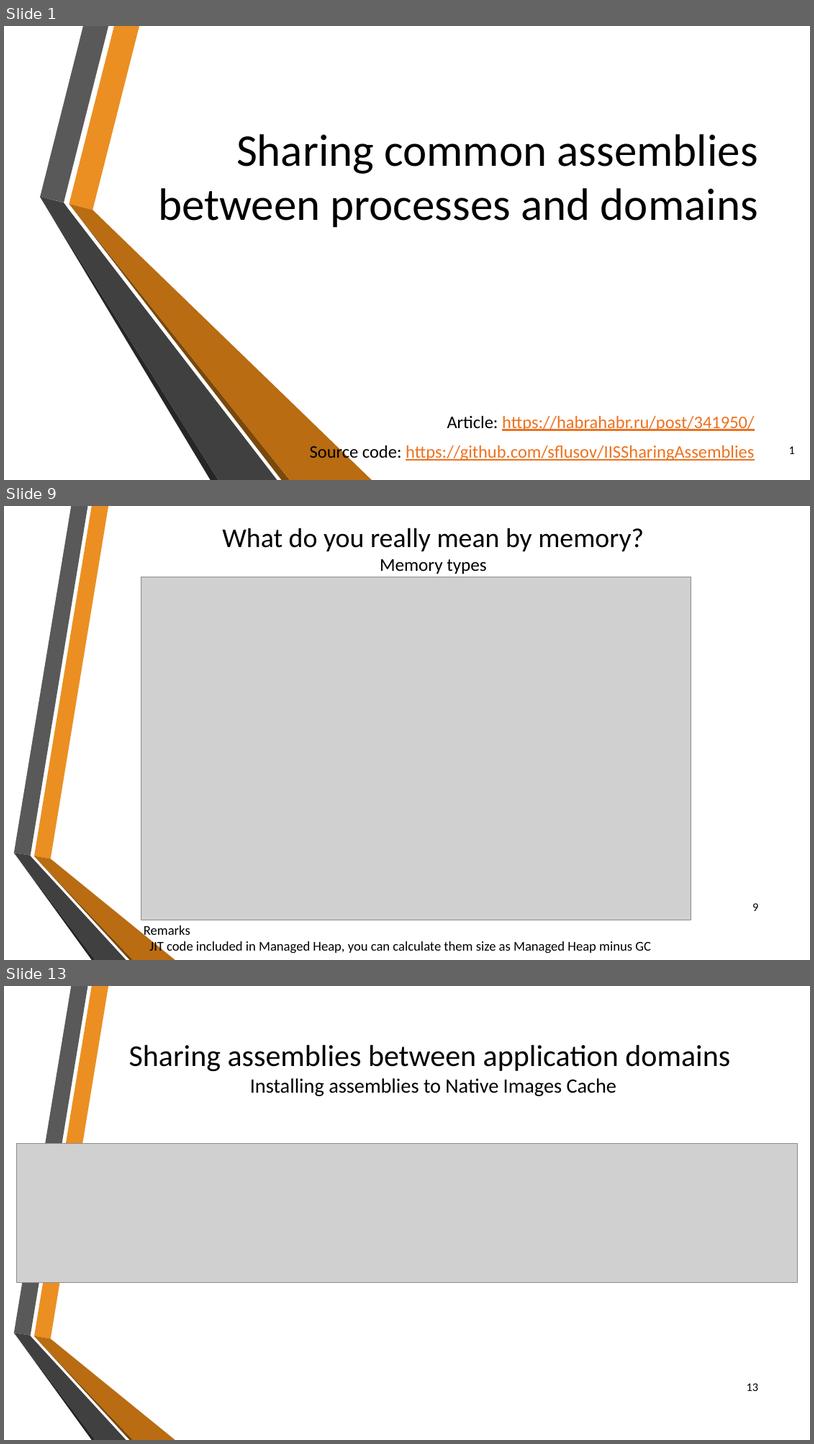
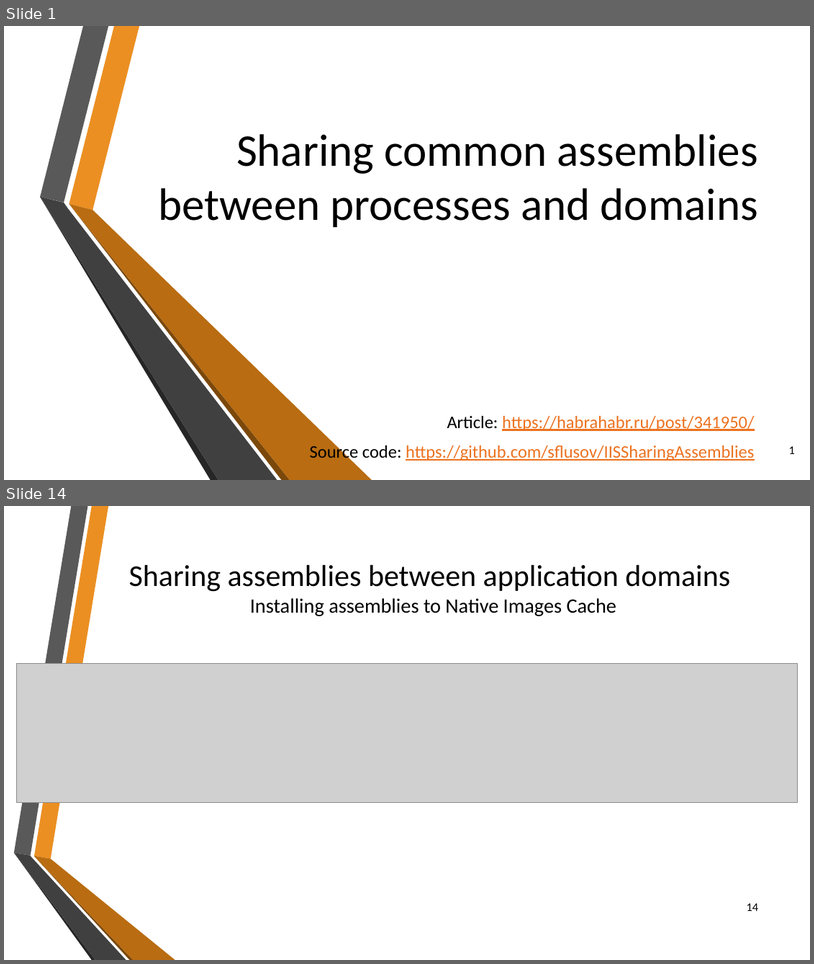
Before and after one commit to sflusov/IISSharingAssemblies, a slide deck: presentation/Sharing common assemblies.pptx. Shown one above the other, each under a label of ours: slides 1, 9 and 13 before the commit, slides 1 and 14 after it; the slides between them are not shown. The pictures are 814x1444 and 814x964 pixels, drawn with LibreOffice and Linux fonts; fonts in the diff are those of the drawing; grey boxes stand for pictures; background and template pictures are left out. Boxes give left, top, right and bottom in pixels: in the first picture for what was removed or moved away, otherwise in the second. Text is boxed around its words. In the diff, an @@ line names an element or a change of style, - is before the commit and + after.

```diff
--- a/presentation/Sharing common assemblies.pptx
+++ b/presentation/Sharing common assemblies.pptx
@@ slide 9 removed at [4,506,810,960], background picture (left out); not listed: 6 template elements that a slide beside it also shows @@
@@ title removed at [222,528,644,574] @@
-What do you really mean by memory?
-Memory types
@@ picture removed at [142,577,692,919] @@
@@ page number removed at [753,903,759,911] @@
-9
@@ text removed at [144,925,651,955] @@
-Remarks
-JIT code included in Managed Heap, you can calculate them size as Managed Heap minus GC
@@ what was slide 13 is now slide 14 @@
@@ page number at [747,903,759,911]: text changed @@
-13
+14
```
Also in this commit, not shown: 15 slides changed, 3 slides added.
